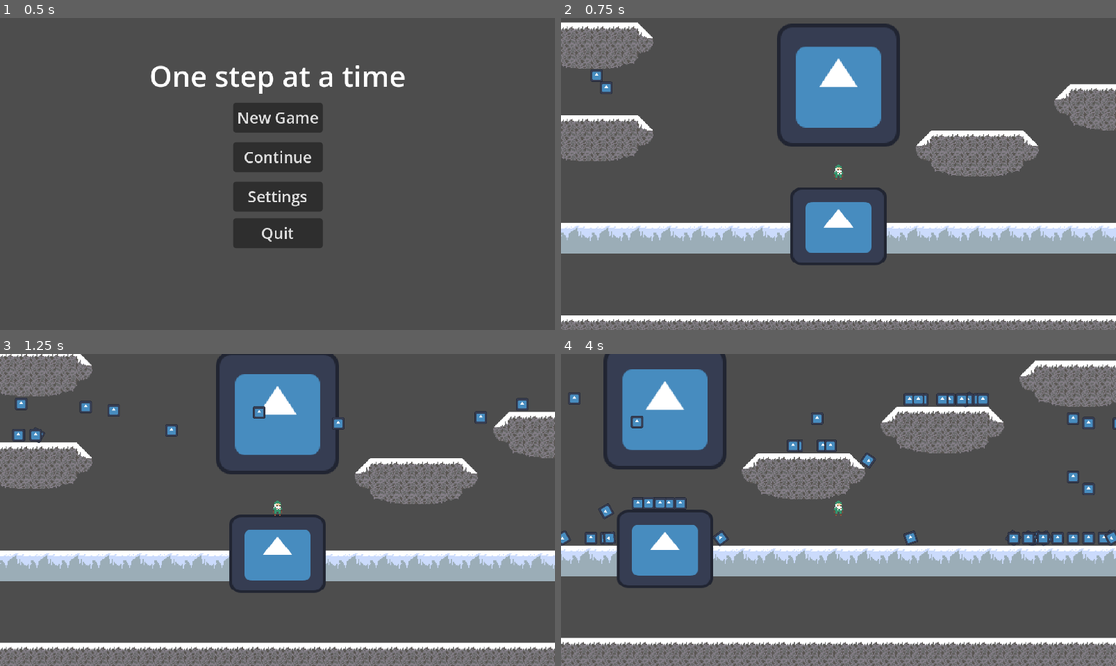
Above: before the commit, frames 1-4 (two rows, left to right).
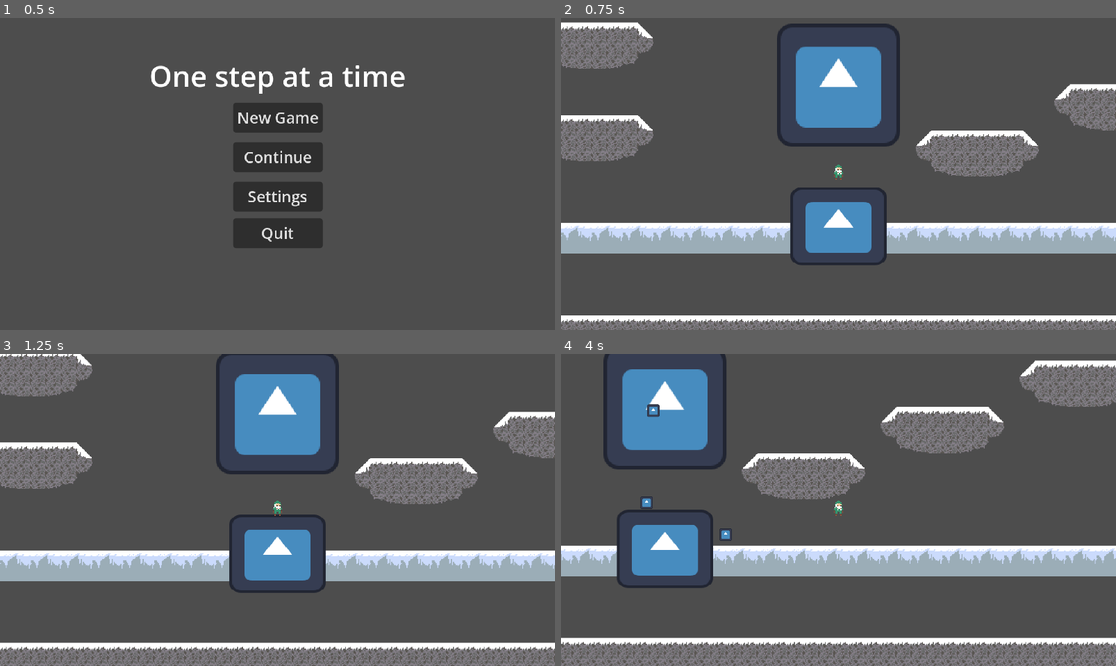
Above: after the commit, the same moments.

Repository: Wilisimple4u/GameJamOnlyOne
Game: Godot game, scene res://Main menu.tscn
Same seed, same stepped clock (60 frames per second), same inputs: the game is played once before the commit and once after it. The engine's default icon, where the game draws it, is replaced by a stand-in: a white triangle on a blue panel in a dark square.
Inputs:
- Up to frame 1 (0.5 s): no input
- Up to frame 2 (0.75 s): click "New Game" at 0.5 s
- Up to frame 3 (1.25 s): no input
- Up to frame 4 (4 s): tap Enter (ui_accept) at 1.25, 1.52, 2.27, 3.77 s; hold Right (ui_right) 1.28-2.78 s; hold Left (ui_left) 2.78-3.53 s; hold Right (ui_right) from 3.53 s (still down)

Frame 1 is identical in both runs. In frame 2, 0.1% of the frame differs, in the area x 5-10%, y 16-25%; in frame 3, 0.6%; in frame 4, 2.1%, in the area x 0-100%, y 12-62%.

Commit message:
rock spawner small update

Diff:
--- a/Prof of concept GameJam/OneStepAtTheTime/GameScenes/TempLevel.tscn
+++ b/Prof of concept GameJam/OneStepAtTheTime/GameScenes/TempLevel.tscn
@@ -3,9 +3,9 @@
 [ext_resource type="Script" uid="uid://cakwd10rtsthb" path="res://OneStepAtTheTime/Scripts/Platform_spawner.gd" id="1_2gcda"]
 [ext_resource type="Texture2D" uid="uid://crs1p14el278q" path="res://OneStepAtTheTime/SpritesAndArts/TileMap/TempGroundTile.png" id="1_wa6m3"]
 [ext_resource type="Texture2D" uid="uid://f7xyha2ihlpa" path="res://OneStepAtTheTime/SpritesAndArts/TileMap/TempTileset.png" id="2_r7qj1"]
-[ext_resource type="PackedScene" uid="uid://grudrdnaxpm6" path="res://OneStepAtTheTime/ObjectScenes/playerChar.tscn" id="4_i2dvm"]
-[ext_resource type="PackedScene" uid="uid://bw7r2frcu4hno" path="res://OneStepAtTheTime/ObjectScenes/platformObjectTemp.tscn" id="4_mblv6"]
-[ext_resource type="PackedScene" uid="uid://docjkc5pcob5y" path="res://OneStepAtTheTime/ObjectScenes/rockSpawner.tscn" id="5_i2dvm"]
+[ext_resource type="PackedScene" uid="uid://grudrdnaxpm6" path="res://OneStepAtTheTime/ObjectScenes/PlayerChar.tscn" id="4_i2dvm"]
+[ext_resource type="PackedScene" uid="uid://bw7r2frcu4hno" path="res://OneStepAtTheTime/ObjectScenes/PlatformObjectTemp.tscn" id="4_mblv6"]
+[ext_resource type="PackedScene" uid="uid://docjkc5pcob5y" path="res://OneStepAtTheTime/ObjectScenes/rockspawner.tscn" id="5_i2dvm"]
 
 [sub_resource type="TileSetAtlasSource" id="TileSetAtlasSource_3xhdl"]
 texture = ExtResource("1_wa6m3")
--- /dev/null
+++ b/Prof of concept GameJam/OneStepAtTheTime/ObjectScenes/rock.gd
@@ -0,0 +1,5 @@
+extends RigidBody2D
+
+func _on_area_2d_body_entered(body):
+		print("Rock Delete!")
+		queue_free()
--- a/Prof of concept GameJam/OneStepAtTheTime/ObjectScenes/rock.tscn
+++ b/Prof of concept GameJam/OneStepAtTheTime/ObjectScenes/rock.tscn
@@ -1,16 +1,26 @@
-[gd_scene load_steps=3 format=3 uid="uid://dh24kngk0bppg"]
+[gd_scene load_steps=5 format=3 uid="uid://dh24kngk0bppg"]
 
+[ext_resource type="Script" uid="uid://beua6yhfyb0tt" path="res://OneStepAtTheTime/ObjectScenes/rock.gd" id="1_qe3pu"]
 [ext_resource type="Texture2D" uid="uid://by0glsxyogcme" path="res://icon.svg" id="2_68h2w"]
 
-[sub_resource type="CircleShape2D" id="CircleShape2D_68h2w"]
+[sub_resource type="PhysicsMaterial" id="PhysicsMaterial_qe3pu"]
+
+[sub_resource type="CircleShape2D" id="CircleShape2D_qe3pu"]
 radius = 8.0
 
 [node name="Rock" type="RigidBody2D"]
-collision_layer = 2
+mass = 20.0
+physics_material_override = SubResource("PhysicsMaterial_qe3pu")
+gravity_scale = 0.2
+script = ExtResource("1_qe3pu")
 
 [node name="Sprite2D" type="Sprite2D" parent="."]
 scale = Vector2(0.1, 0.1)
 texture = ExtResource("2_68h2w")
 
-[node name="CollisionShape2D" type="CollisionShape2D" parent="."]
-shape = SubResource("CircleShape2D_68h2w")
+[node name="Area2D" type="Area2D" parent="."]
+
+[node name="CollisionShape2D" type="CollisionShape2D" parent="Area2D"]
+shape = SubResource("CircleShape2D_qe3pu")
+
+[connection signal="body_entered" from="Area2D" to="." method="_on_area_2d_body_entered"]
--- a/Prof of concept GameJam/OneStepAtTheTime/Scripts/rockSpawner.gd
+++ b/Prof of concept GameJam/OneStepAtTheTime/Scripts/rockSpawner.gd
@@ -1,12 +1,16 @@
 extends Node2D
 @onready var rock_scene = preload("res://OneStepAtTheTime/ObjectScenes/rock.tscn")
-var spawn_area = 0
+var spawn_area_x = 0
+var spawn_area_y = 0
+var rocks_limit = 1000
 
 func _ready():
-	spawn_area = get_viewport().size.x
-
+	spawn_area_x = get_viewport().size.x
+	spawn_area_y = get_viewport().size.y
 
 func _physics_process(_delta):
-	var rock = rock_scene.instantiate()
-	add_child(rock)
-	rock.position = Vector2(randi_range(-spawn_area, spawn_area), -10)
+	var rocks_in_game = get_child_count()
+	if rocks_in_game < rocks_limit :
+		var rock = rock_scene.instantiate()
+		add_child(rock)
+		rock.position = Vector2(randi_range(-spawn_area_x, spawn_area_x), -spawn_area_y)
Not shown, added: Prof of concept GameJam/OneStepAtTheTime/ObjectScenes/rock.gd.uid
